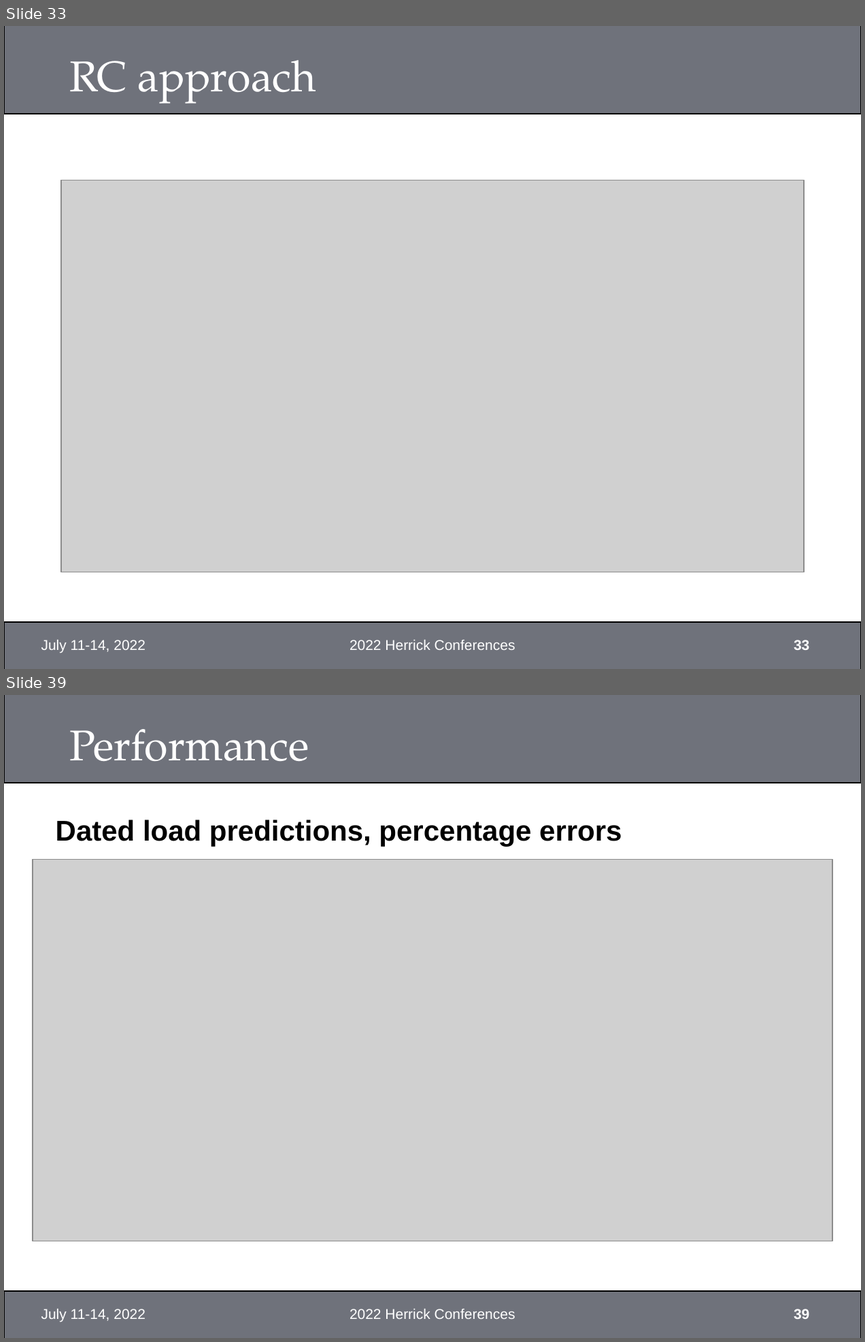
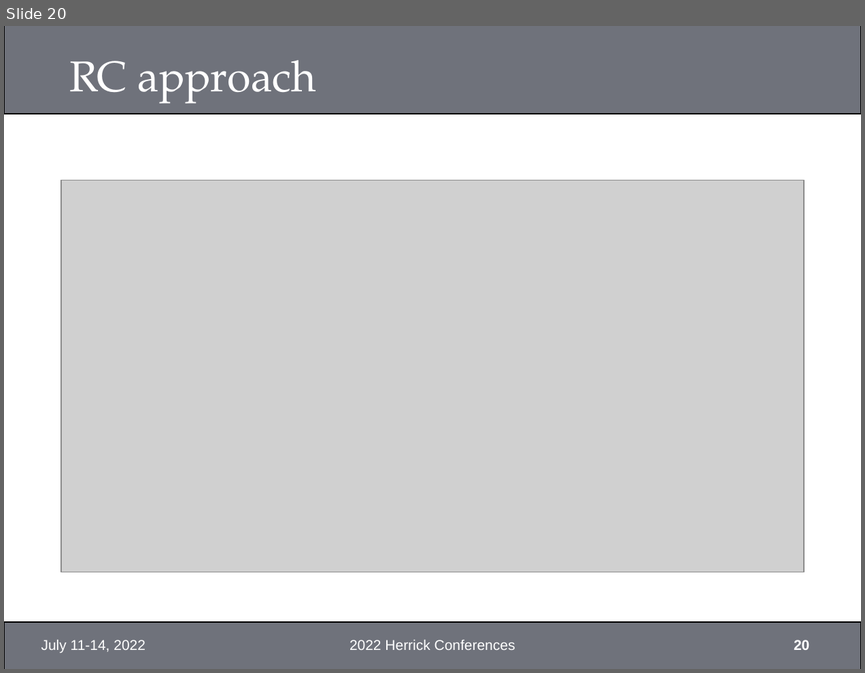
Before and after one commit to xixihaha1995/Hybrid_RC_GGMR, a slide deck: Final/TODO_Recordings.pptx. Shown one above the other, each under a label of ours: slides 33 and 39 before the commit, slide 20 after it; the slides between them are not shown. The pictures are 865x1342 and 865x673 pixels, drawn with LibreOffice and Linux fonts; fonts in the diff are those of the drawing; grey boxes stand for pictures; background and template pictures are left out. Boxes give left, top, right and bottom in pixels: in the first picture for what was removed or moved away, otherwise in the second. Text is boxed around its words. In the diff, an @@ line names an element or a change of style, - is before the commit and + after.

```diff
--- a/Final/TODO_Recordings.pptx
+++ b/Final/TODO_Recordings.pptx
@@ slide 39 removed at bbox=[4, 695, 861, 1338], background #FFFFFF; not listed: 2 template elements that a slide beside it also shows @@
@@ title removed at bbox=[70, 729, 309, 761] @@
-Performance
@@ text removed at bbox=[56, 819, 621, 847] @@
-Dated load predictions, percentage errors
@@ picture removed at bbox=[33, 860, 832, 1241] @@
@@ text removed at bbox=[41, 1308, 145, 1322] @@
-July 11-14, 2022
@@ text removed at bbox=[349, 1308, 515, 1319] @@
-2022 Herrick Conferences
@@ page number removed at bbox=[793, 1308, 809, 1319] @@
-39
@@ what was slide 33 is now slide 20 @@
@@ page number at bbox=[793, 639, 809, 650]: text changed @@
-33
+20
```
Also in this commit, not shown: 20 slides changed, 16 other slides removed, 2 other files.
